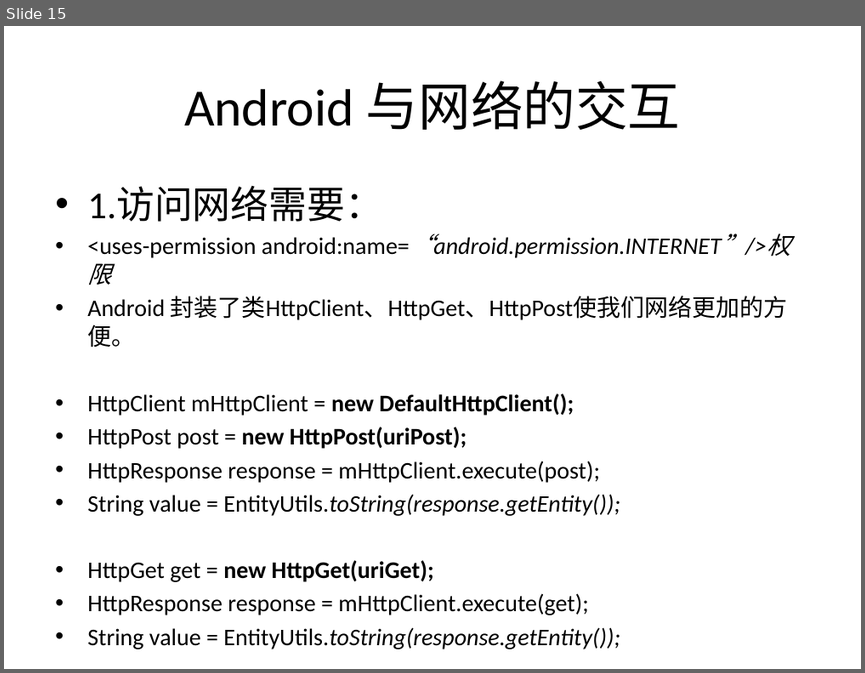
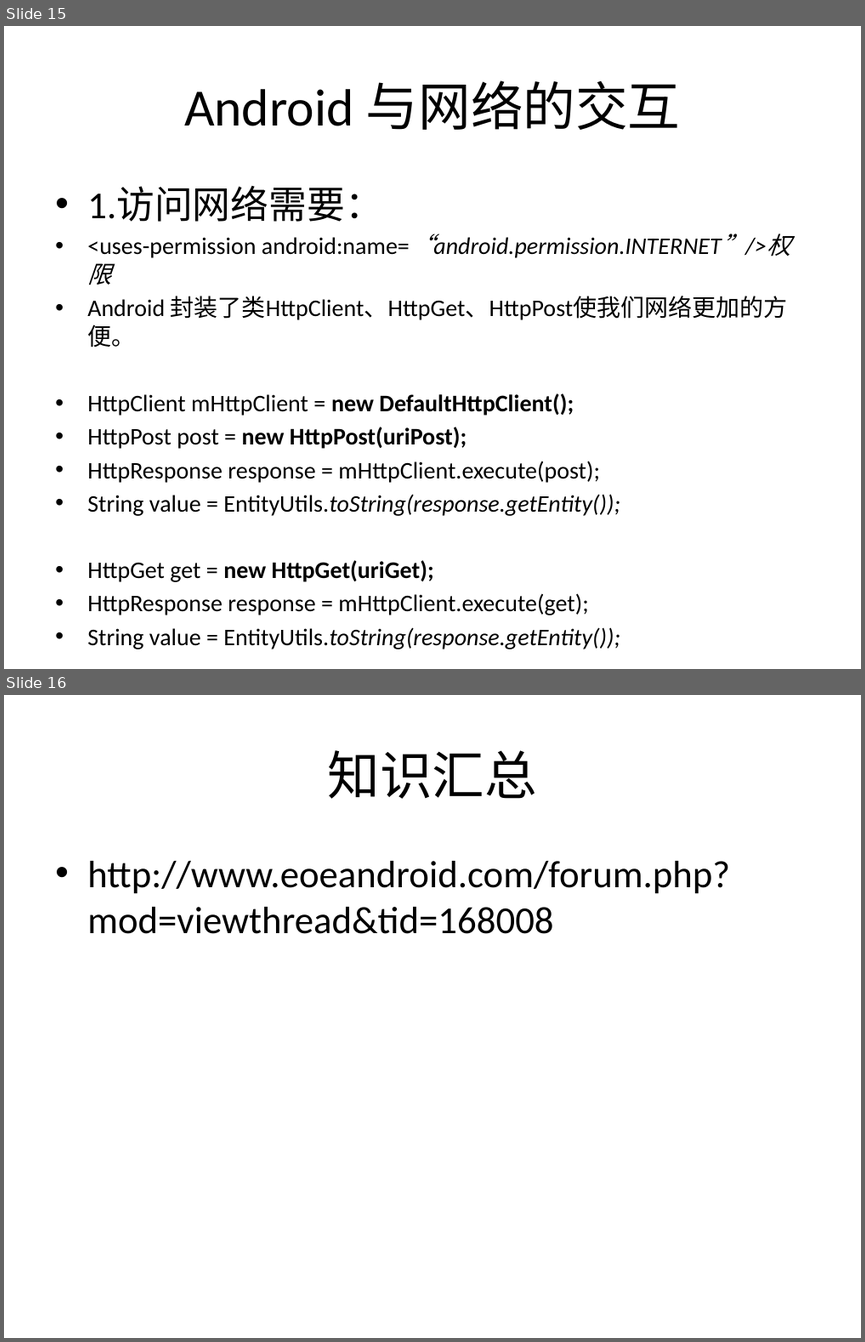
Before and after one commit to alanforgithub/share_content, a slide deck: 文件资料/Android培训-2.pptx. Shown one above the other, each under a label of ours: slide 15 before the commit, slides 15 and 16 after it. The pictures are 865x673 and 865x1342 pixels, drawn with LibreOffice and Linux fonts; fonts in the diff are those of the drawing. Boxes give left, top, right and bottom in pixels: in the first picture for what was removed or moved away, otherwise in the second. Text is boxed around its words. In the diff, an @@ line names an element or a change of style, - is before the commit and + after.

```diff
--- a/文件资料/Android培训-2.pptx
+++ b/文件资料/Android培训-2.pptx
@@ slide 16 added at <box>4,695,861,1338</box>, background #FFFFFF @@
@@ title added at <box>328,750,537,799</box>, 44 pt, text #000000 @@
+知识汇总
@@ text added at <box>87,861,730,934</box>, 32 pt, text #000000 @@
+• http://www.eoeandroid.com/forum.php?mod=viewthread&tid=168008
```
Also in this commit, not shown: 21 other files.
